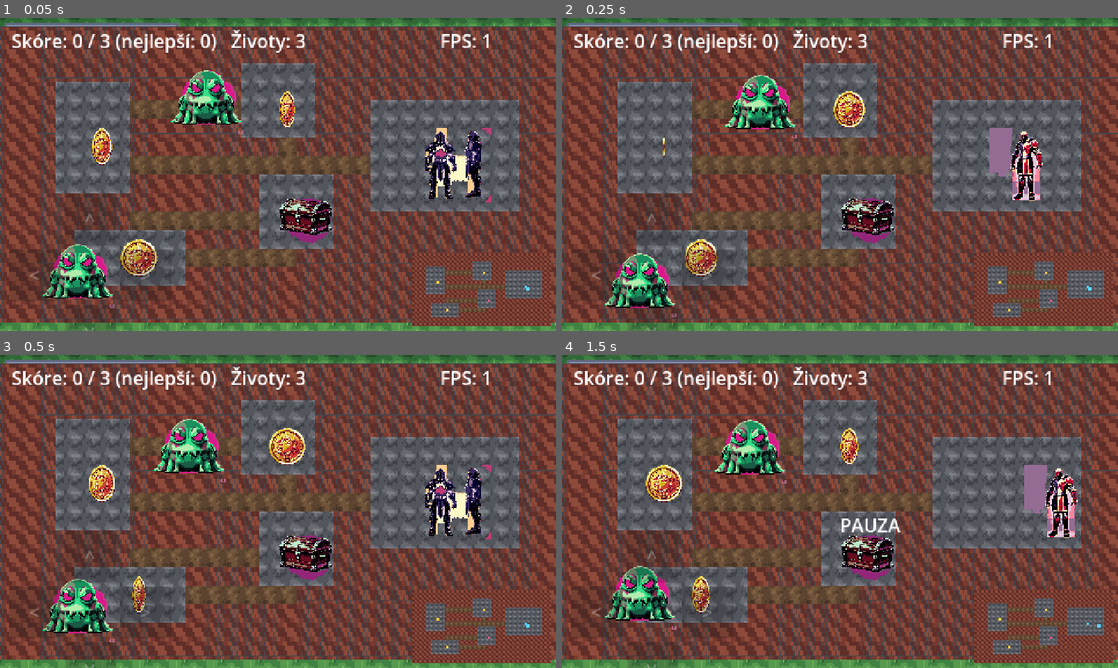
Above: before the commit, frames 1-4 (two rows, left to right).
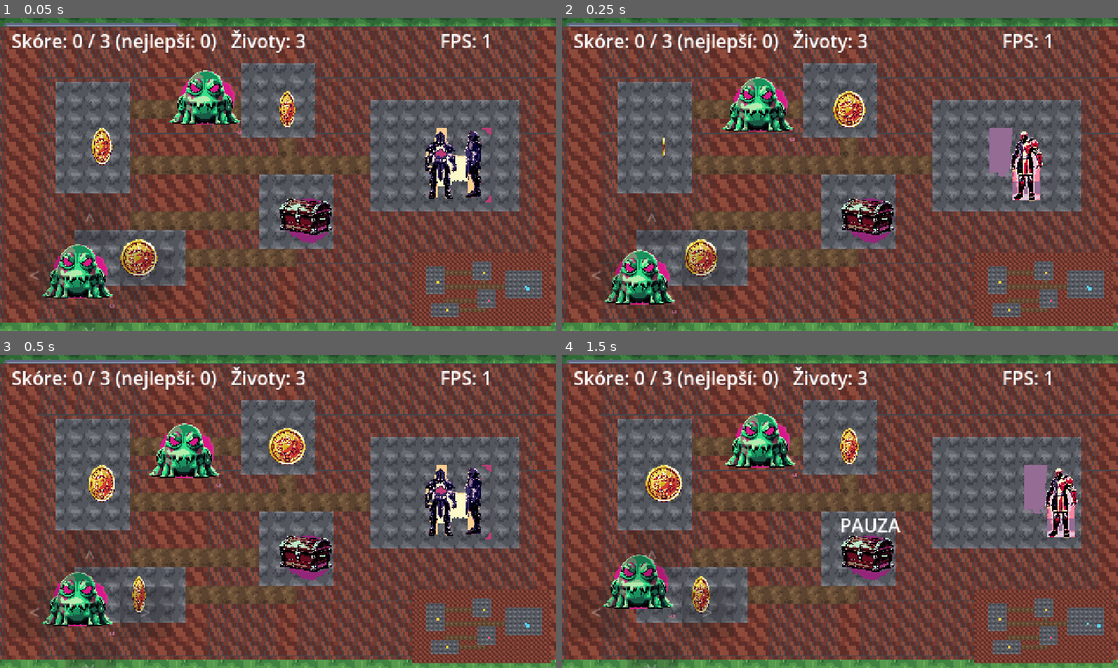
Above: after the commit, the same moments.

Repository: ssevcikm-spec/forge-quest
Game: Godot game, scene res://main.tscn
The game is run twice, just before and just after one commit, with the same random seed, the same clock (stepped at 60 frames per second) and the same inputs.
Inputs:
- Up to frame 1 (0.05 s): no input
- Up to frame 2 (0.25 s): no input
- Up to frame 3 (0.5 s): no input
- Up to frame 4 (1.5 s): tap Enter at 0.5 s; hold Right 0.53-1.28 s; tap M at 0.6, 1.35 s; tap Space at 0.77, 1.25 s; hold Down from 1.28 s (still down)

The runs differ from the first frame. In frame 1, 0.8% of the frame differs, in the area x 30-44%, y 16-38%; in frame 2, 2.6%; in frame 3, 3.2%; in frame 4, 3.7%, in the area x 7-43%, y 18-88%.

Commit message:
forge: Dynamické zrychlení nepřátel

Diff:
--- a/scripts/game.gd
+++ b/scripts/game.gd
@@ -522,7 +522,8 @@
 func _move_enemies(delta: float) -> void:
 	var level_node := get_tree().get_first_node_in_group("level")
 	for nepritel in get_tree().get_nodes_in_group("enemy"):
-		var cil: Vector2 = nepritel.position + nepritel.smer * 40.0 * delta
+		var m: float = 1.0 + (float(COIN_COUNT - coin_total) / COIN_COUNT) * 0.8
+		var cil: Vector2 = nepritel.position + nepritel.smer * 40.0 * m * delta
 		var vp := get_viewport_rect().size
 		if level_node != null and level_node.has_method("is_walkable_at"):
 			if not level_node.is_walkable_at(cil):
